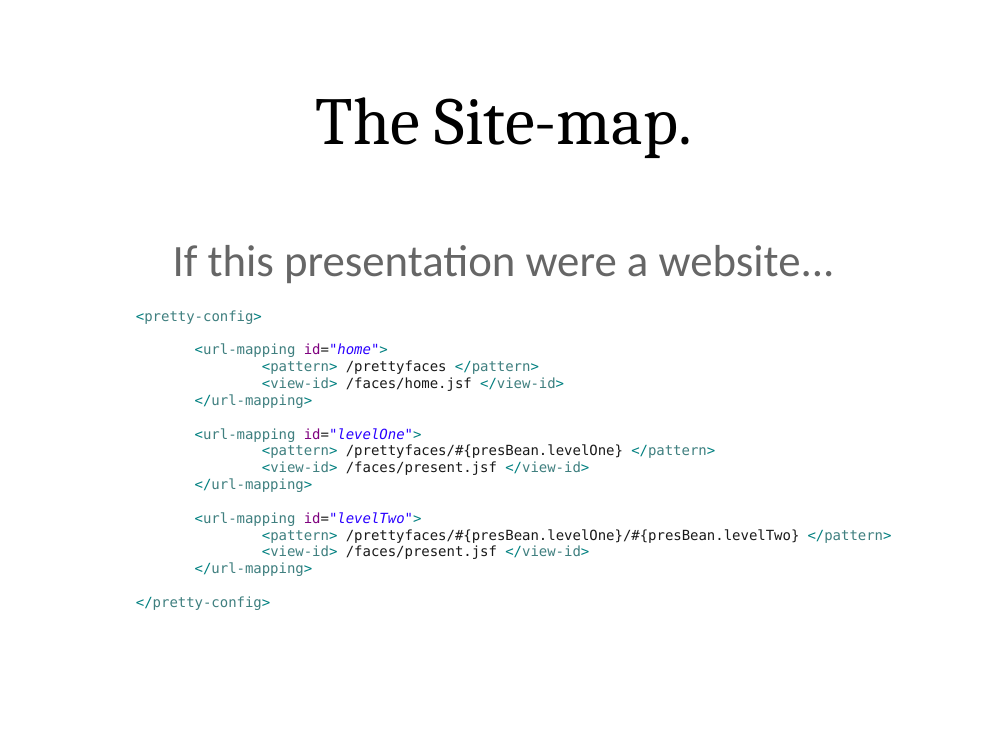
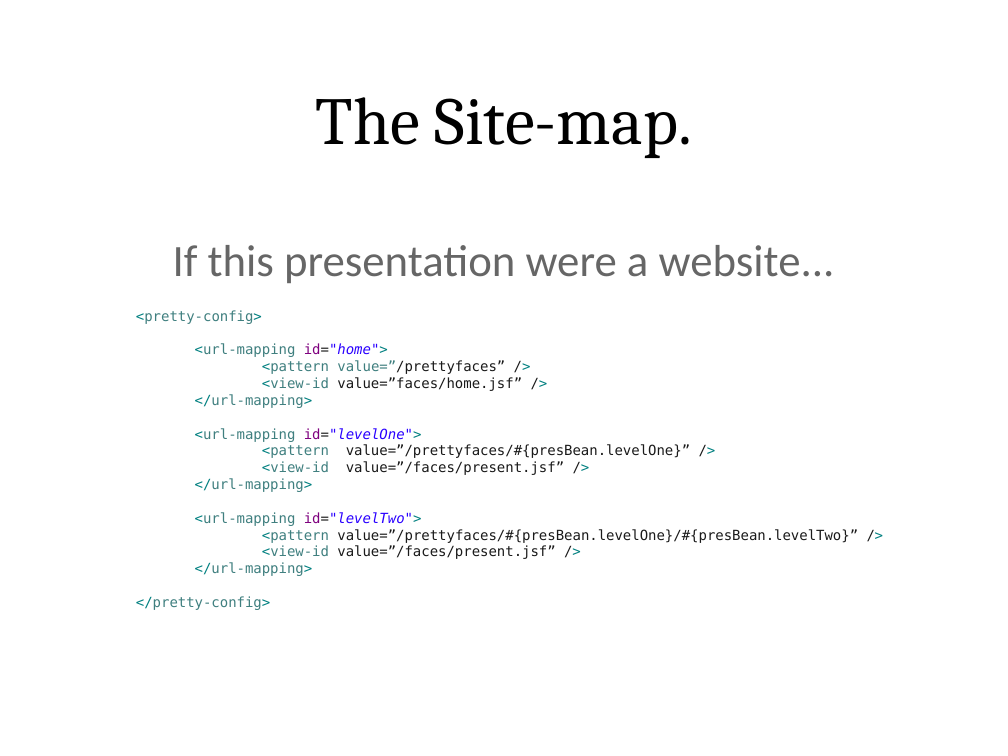
Before and after one commit to lincolnthree/talks, a slide deck: slide 82 of 2011_Beautiful_Java_EE_JAXConf.odp. Drawn at 1008x756 pixels with LibreOffice and Linux fonts; fonts in the diff are those of the drawing. Boxes give left, top, right and bottom in pixels: in the first picture for what was removed or moved away, otherwise in the second. Text is boxed around its words. In the diff, an @@ line names an element or a change of style, - is before the commit and + after.

Commit message:
updated

```diff
--- a/2011_Beautiful_Java_EE_JAXConf.odp
+++ b/2011_Beautiful_Java_EE_JAXConf.odp
@@ text at box(262, 360, 522, 391): text changed; text colour #3F7F7F to #1A1A1A @@
-<pattern> /prettyfaces </pattern>
-<view-id> /faces/home.jsf </view-id>
+<pattern value=”/prettyfaces” />
+<view-id value=”faces/home.jsf” />
@@ text at box(262, 444, 690, 475): text changed @@
-<pattern> /prettyfaces/#{presBean.levelOne} </pattern>
-<view-id> /faces/present.jsf </view-id>
+<pattern value=”/prettyfaces/#{presBean.levelOne}” />
+<view-id value=”/faces/present.jsf” />
@@ text at box(262, 529, 858, 559): text changed @@
-<pattern> /prettyfaces/#{presBean.levelOne}/#{presBean.levelTwo} </pattern>
-<view-id> /faces/present.jsf </view-id>
+<pattern value=”/prettyfaces/#{presBean.levelOne}/#{presBean.levelTwo}” />
+<view-id value=”/faces/present.jsf” />
```
Also in this commit, not shown: 7 other slides changed.
